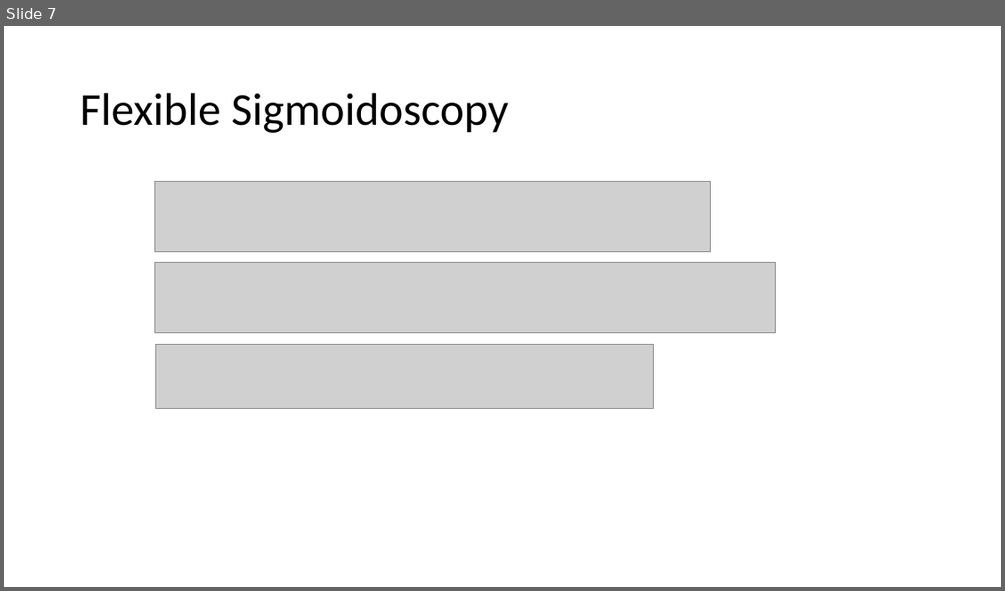
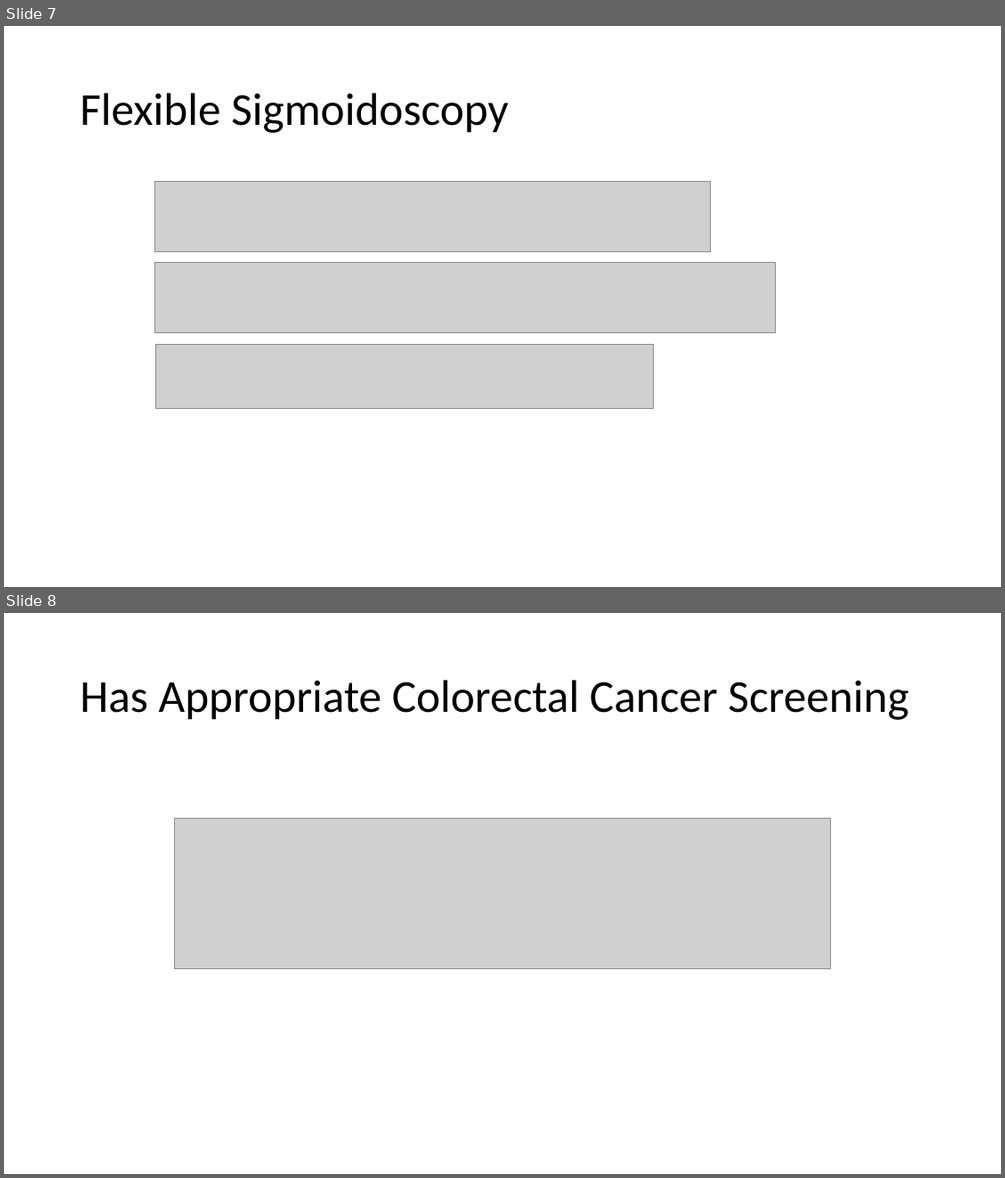
Before and after one commit to cqframework/CQL-Formatting-and-Usage-Wiki, a slide deck: Source/Cooking With CQL/69/ColorectalCancerScreeningExample.pptx. Shown one above the other, each under a label of ours: slide 7 before the commit, slides 7 and 8 after it. The pictures are 1005x591 and 1005x1178 pixels, drawn with LibreOffice and Linux fonts; fonts in the diff are those of the drawing; grey boxes stand for pictures. Boxes give left, top, right and bottom in pixels: in the first picture for what was removed or moved away, otherwise in the second. Text is boxed around its words. In the diff, an @@ line names an element or a change of style, - is before the commit and + after.

```diff
--- a/Source/Cooking With CQL/69/ColorectalCancerScreeningExample.pptx
+++ b/Source/Cooking With CQL/69/ColorectalCancerScreeningExample.pptx
@@ slide 8 added at (4, 613, 1001, 1174), background #FFFFFF @@
@@ title added at (80, 680, 908, 720), 44 pt, text #000000 @@
+Has Appropriate Colorectal Cancer Screening
@@ picture added at (175, 819, 830, 968) @@
```
Also in this commit, not shown: 2 other slides added.
